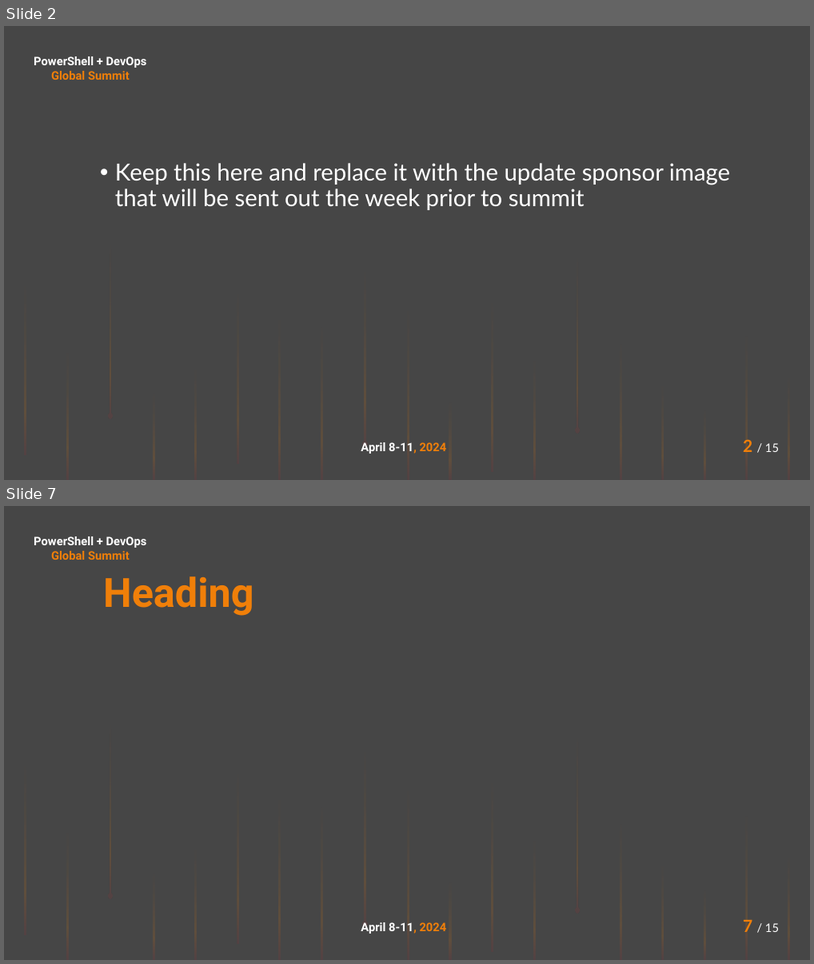
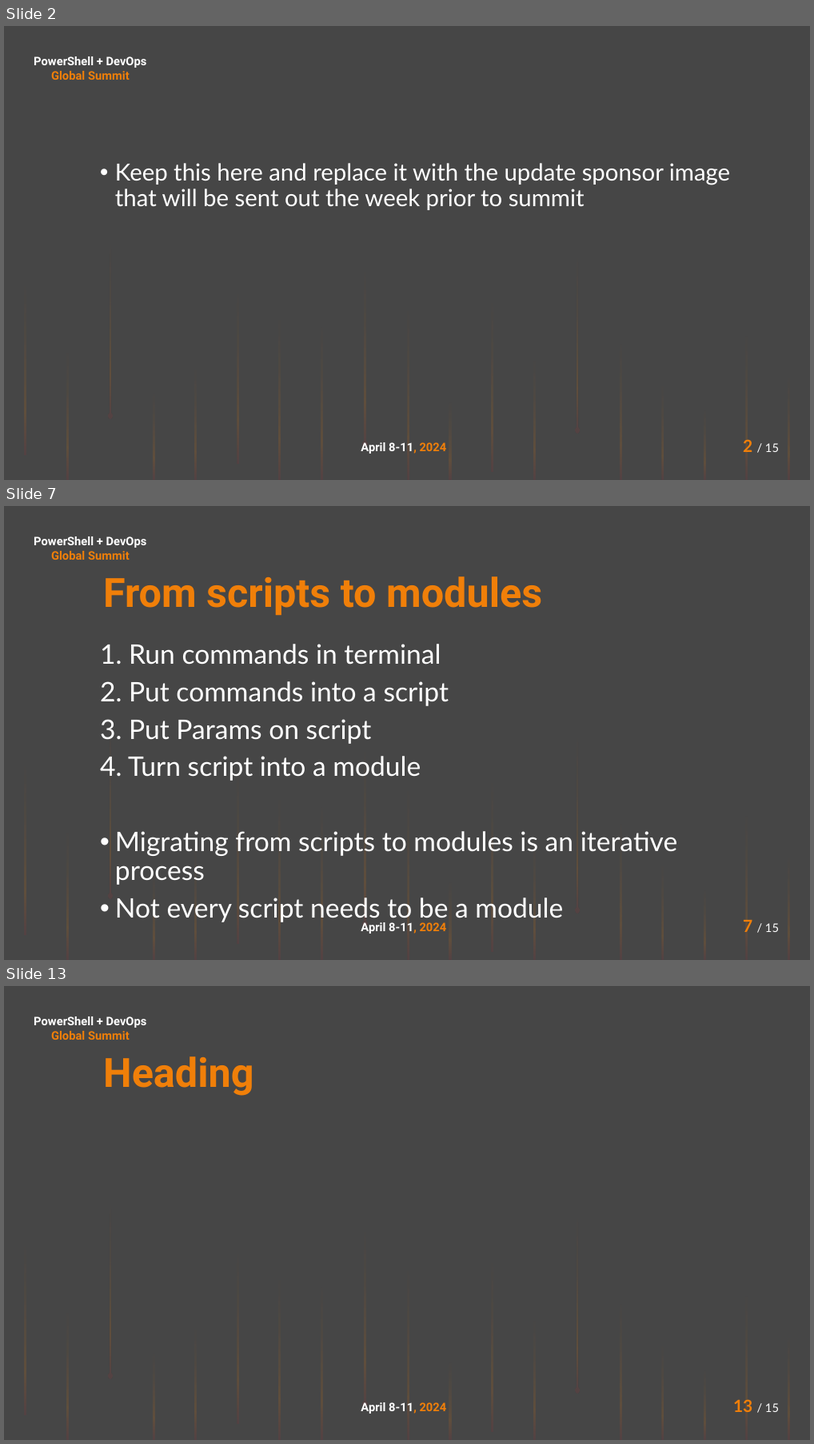
Before and after one commit to deadlydog/Presentation.StopManuallyPublishingYourPowerShellModules, a slide deck: src/Stop manually publishing your PowerShell modules.pptx. Shown one above the other, each under a label of ours: slides 2 and 7 before the commit, slides 2, 7 and 13 after it; the slides between them are not shown. The pictures are 814x964 and 814x1444 pixels, drawn with LibreOffice and Linux fonts; fonts in the diff are those of the drawing; background and template pictures are left out. Boxes give left, top, right and bottom in pixels: in the first picture for what was removed or moved away, otherwise in the second. Text is boxed around its words. In the diff, an @@ line names an element or a change of style, - is before the commit and + after.

Commit message:
- Updated presentation heading
- Increased font size for all slides from 28 to 32
- Added social network handles
- Added blog screenshots slide
- Added Agenda and first couple slides on why use modules

```diff
--- a/src/Stop manually publishing your PowerShell modules.pptx
+++ b/src/Stop manually publishing your PowerShell modules.pptx
@@ slide 7 added at <box>4,506,810,960</box>, background #464646; not listed: 22 template elements that a slide beside it also shows @@
@@ text added at <box>103,576,542,615</box>, 48 pt, text gradient #F07F09 to #9F2936, bold @@
+From scripts to modules
@@ text added at <box>100,644,678,923</box>, 32 pt, text #FFFFFF @@
+1. Run commands in terminal
+2. Put commands into a script
+3. Put Params on script
+4. Turn script into a module
+• Migrating from scripts to modules is an iterative process
+• Not every script needs to be a module
@@ what was slide 7 is now slide 13 @@
@@ page number at <box>734,1399,779,1412</box>: text changed @@
-7 / 15
+13 / 15
```
Also in this commit, not shown: 2 slides changed, 7 other slides added, 2 slides removed.
